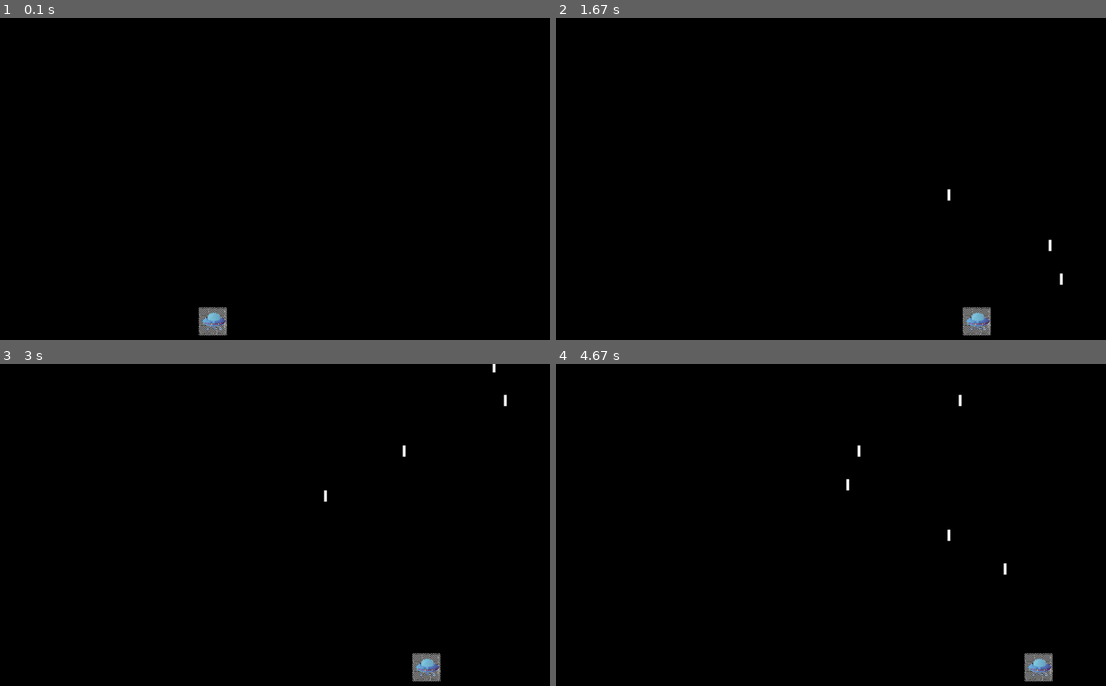
Above: before the commit, frames 1-4 (two rows, left to right).
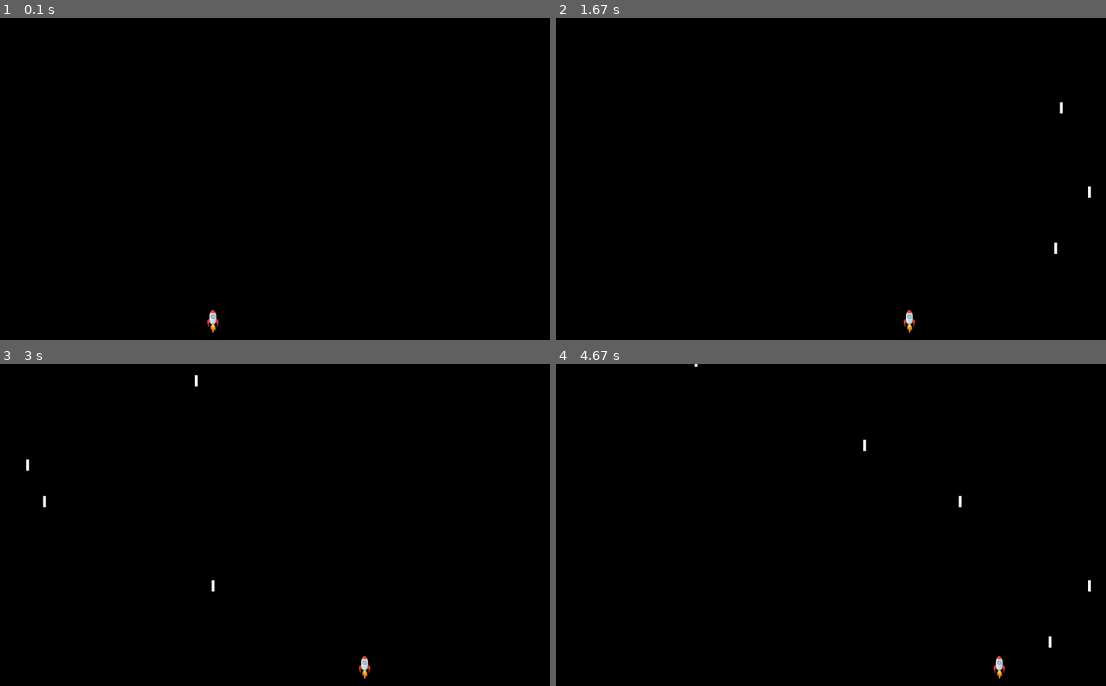
Above: after the commit, the same moments.

Repository: lollei0809/NEA
Game: pygame game, started from game_play/invader.py
The game is run twice, just before and just after one commit, with the same random seed, the same clock (stepped at 60 frames per second) and the same inputs.
Inputs:
- Up to frame 1 (0.1 s): no input
- Up to frame 2 (1.67 s): hold Right 0.33-0.8 s; hold Right 0.83-1.3 s; tap Space at 0.9, 1.2, 1.4 s; hold Left from 1.33 s (still down)
- Up to frame 3 (3 s): tap Space at 1.7, 1.97, 2.27, 2.4, 2.7 s; release Left at 1.87 s; hold Left 1.9-2.3 s; hold Right 2.33-2.97 s
- Up to frame 4 (4.67 s): hold Left 3-3.47 s; tap Space at 3.07, 3.37, 3.57, 3.87, 4.07, 4.37, 4.57 s; hold Right 3.5-3.97 s; hold Right 4-4.47 s; hold Left from 4.5 s (still down)

The runs differ from the first frame. In frame 1, 0.5% of the frame differs, in the area x 36-42%, y 89-99%; in frame 2, 0.7%; in frame 3, 0.7%; in frame 4, 0.8%, in the area x 25-98%, y 0-99%.

Commit message:
work on pygame object

Diff:
--- a/GUI.py
+++ b/GUI.py
@@ -1,12 +1,45 @@
 import pygame
-from util import load_image
+
+def load_image(name):
+    destination = f"assets/sprites/{name}.png"
+    image = pygame.image.load(destination)
+    return image.convert_alpha()
+
+class GameObject:
+    def __init__(self, position, sprite, velocity):
+        self.position = pygame.math.Vector2(position)
+        self.sprite = sprite
+        self.radius = sprite.get_width()/2
+        self.velocity = pygame.math.Vector2(velocity)
+
+    def draw(self, surface):
+        blit_position = self.position - pygame.math.Vector2(self.radius)
+        surface.blit(self.sprite, blit_position)
+
+    def move(self):
+        self.position += self.velocity
+
+    def collides_with(self, obj_2):
+        distance = self.position.distance_to(obj_2.position)
+        if distance < self.radius + obj_2.radius:
+            return True
+        else:
+            return False
 
 class Game:
     def __init__(self):
         self.initialise_pygame()
         self.screen = pygame.display.set_mode((800, 600))
+        self.clock = pygame.time.Clock()
         self.background = load_image("blue") # user input can change color of backgroud:
         #needs set up frame to input username password and settings like colors and sounds
+        self.spaceship = GameObject(
+            (400, 300), load_image("rocket2"), (0, 0)
+        )
+        self.asteroid = GameObject(
+            (400, 300), load_image("rocket2"), (1, 0)
+        )
+
     def main_loop(self):
         while True:
             self.handle_input()
@@ -24,13 +57,15 @@
                 quit()
 
     def process_game_logic(self):
-        pass
+        self.spaceship.move()
+        self.asteroid.move()
 
     def draw_game_elements(self):
-        self.screen.fill((0, 0, 0))
         self.screen.blit(self.background, (0, 0))
+        self.spaceship.draw(self.screen)
+        self.asteroid.draw(self.screen)
+        self.clock.tick(100)
         pygame.display.flip()
-
 
 if __name__ == "__main__":
     game = Game()
--- a/game_play/invader.py
+++ b/game_play/invader.py
@@ -13,13 +13,13 @@
 SCREEN_WIDTH = 1200
 SCREEN_HEIGHT = 600
 PLAYER_SPEED = 10
-MAX_BULLETS = 5
+MAX_BULLETS = 50
 
 
 class Player(pygame.sprite.Sprite):
     def __init__(self):
         super().__init__()
-        self.image = pygame.image.load('../assets/sprites/spaceship.png')
+        self.image = pygame.image.load('../assets/sprites/rocket2.png')
         self.image = pygame.transform.scale(self.image, (50, 50))
         self.rect = self.image.get_rect(center=(SCREEN_WIDTH // 2, SCREEN_HEIGHT * 0.9))
 
@@ -80,7 +80,7 @@
             self.player.update(1)
 
     def _process_game_logic(self):
-        self.clock.tick(60)
+        self.clock.tick(100)
         self.bullets.update()
 
     def _draw(self):
Binary file added: assets/sprites/rocket.png
Binary file added: assets/sprites/rocket2.png
Binary file removed: assets/sprites/spaceship.png
Not shown, changed: issue and progress log
Not shown, changed: requirements.txt
